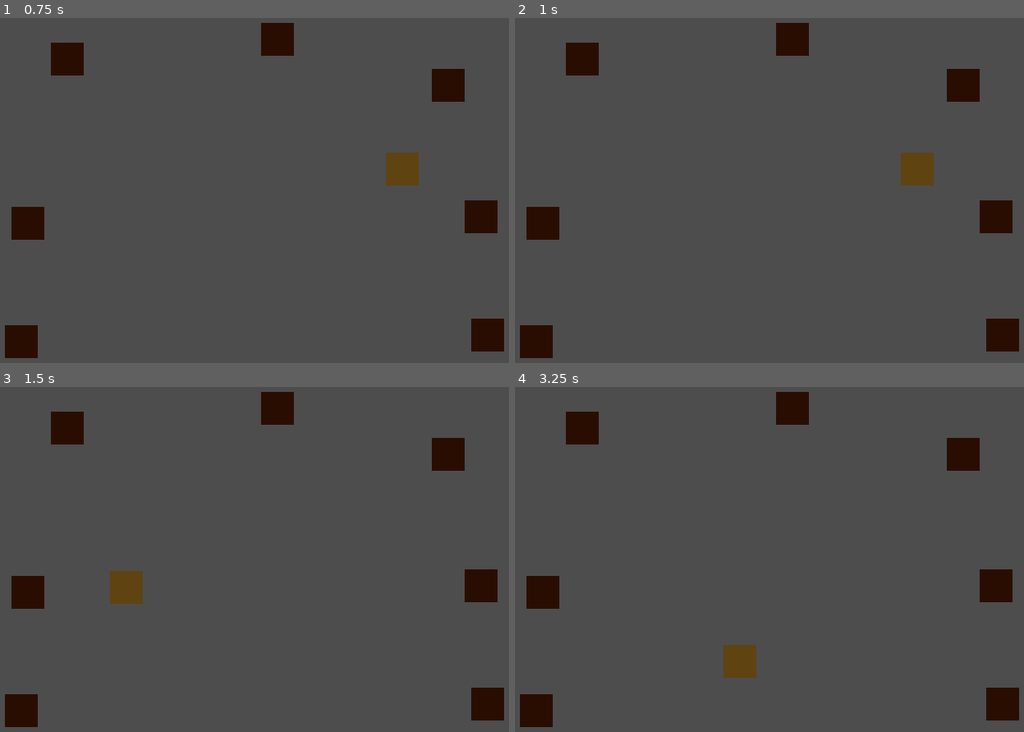
Above: before the commit, frames 1-4 (two rows, left to right).
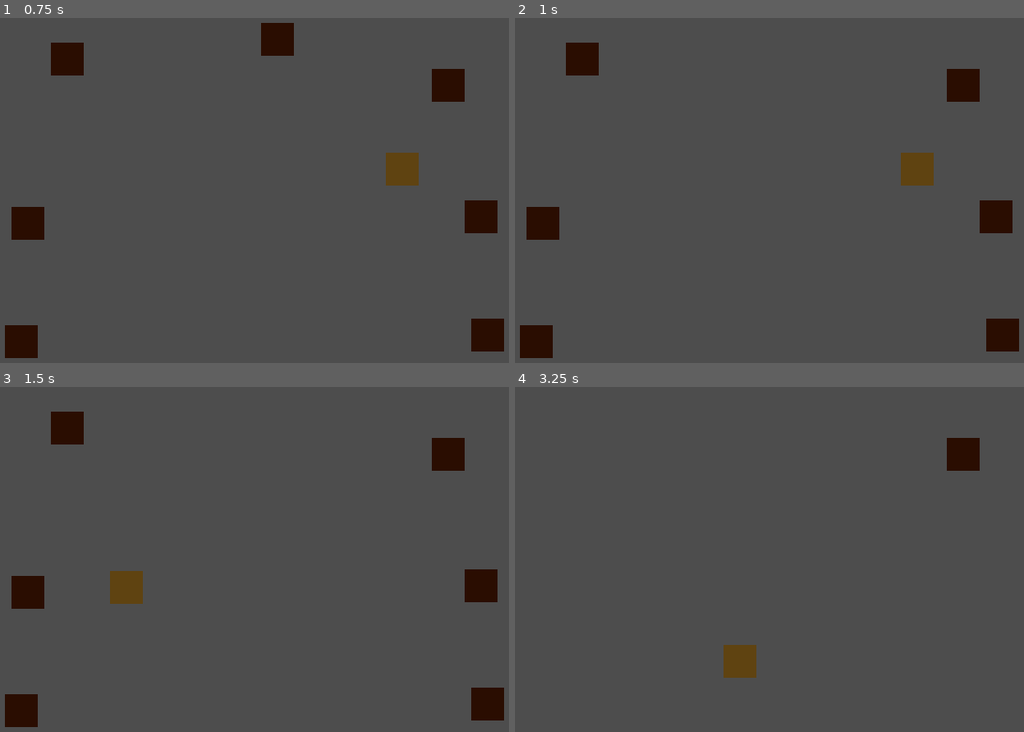
Above: after the commit, the same moments.

Repository: rolika/Mole
Game: Godot game, scene res://main.tscn
Same seed, same stepped clock (60 frames per second), same inputs: the game is played once before the commit and once after it.
Inputs (mouse positions are in pixels of both pictures, inside the frame that each line leads up to):
- Up to frame 1 (0.75 s): tap Enter at 0.5 s; move the mouse to (386, 152) at 0.52 s; press the mouse at (386, 152) at 0.53 s
- Up to frame 2 (1 s): no input
- Up to frame 3 (1.5 s): tap Space at 1.25 s; move the mouse to (111, 569) at 1.27 s; release the mouse at (111, 569) at 1.28 s; click (111, 569) at 1.35 s
- Up to frame 4 (3.25 s): tap Enter at 2 s; move the mouse to (820, 438) at 2.02 s; press the mouse at (820, 438) at 2.03 s; tap Space at 2.75 s; move the mouse to (723, 645) at 2.77 s; release the mouse at (723, 645) at 2.78 s; click (723, 645) at 2.85 s

Frame 1 is identical in both runs. In frame 2, 0.6% of the frame differs, in the area x 51-58%, y 1-11%; in frame 3, 0.6%; in frame 4, 3.7%, in the area x 0-100%, y 1-99%.

Commit message:
randomize moles

Diff:
--- a/main.gd
+++ b/main.gd
@@ -3,7 +3,7 @@
 
 # Called when the node enters the scene tree for the first time.
 func _ready():
-	pass
+	randomize()
 
 
 # Called every frame. 'delta' is the elapsed time since the previous frame.
--- a/mole.gd
+++ b/mole.gd
@@ -2,11 +2,17 @@
 
 
 var threatened: bool
+var hidetimer
+var dancetimer
 
 
 # Called when the node enters the scene tree for the first time.
 func _ready():
 	threatened = false
+	hidetimer = $HideTimer
+	dancetimer = $DanceTimer
+	init_timer(hidetimer, 5)
+	init_timer(dancetimer, 3)
 
 
 # Called every frame. 'delta' is the elapsed time since the previous frame.
@@ -25,4 +31,18 @@
 func _on_player_smashed():
 	if threatened:
 		print("BANG!!!")
-		hide()
+		_on_dance_timer_timeout()
+
+
+func _on_hide_timer_timeout():
+	show()
+	init_timer(dancetimer, 3)
+
+
+func _on_dance_timer_timeout():
+	hide()
+	init_timer(hidetimer, 5)
+
+func init_timer(timer:Timer, duration:int):
+	timer.wait_time = randi() % duration + 1
+	timer.start()
--- a/mole.tscn
+++ b/mole.tscn
@@ -18,5 +18,13 @@
 position = Vector2(20, 20)
 shape = SubResource("RectangleShape2D_a2635")
 
+[node name="HideTimer" type="Timer" parent="."]
+one_shot = true
+
+[node name="DanceTimer" type="Timer" parent="."]
+one_shot = true
+
 [connection signal="area_entered" from="." to="." method="_on_area_entered"]
 [connection signal="area_exited" from="." to="." method="_on_area_exited"]
+[connection signal="timeout" from="HideTimer" to="." method="_on_hide_timer_timeout"]
+[connection signal="timeout" from="DanceTimer" to="." method="_on_dance_timer_timeout"]
Not shown: 1 places in main.tscn that only renumber resources
